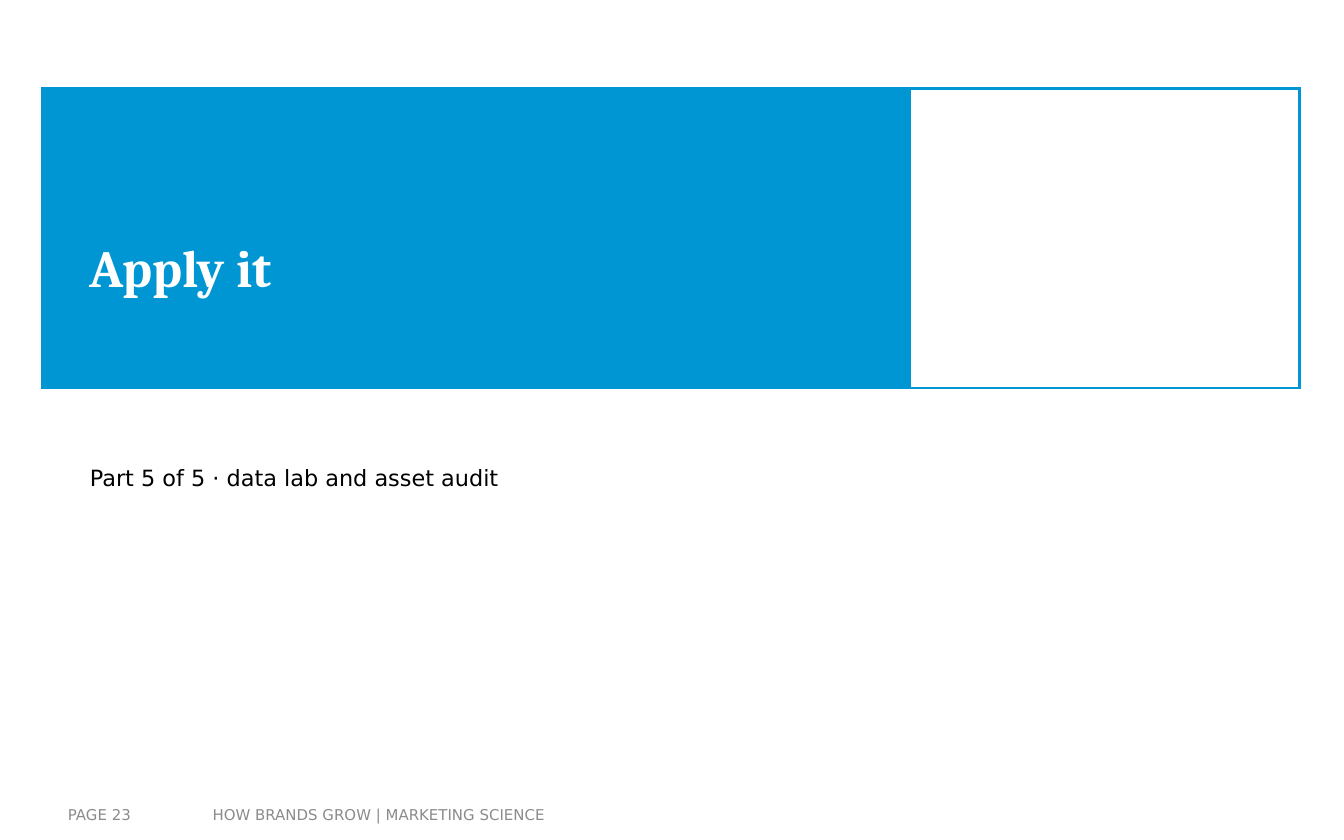
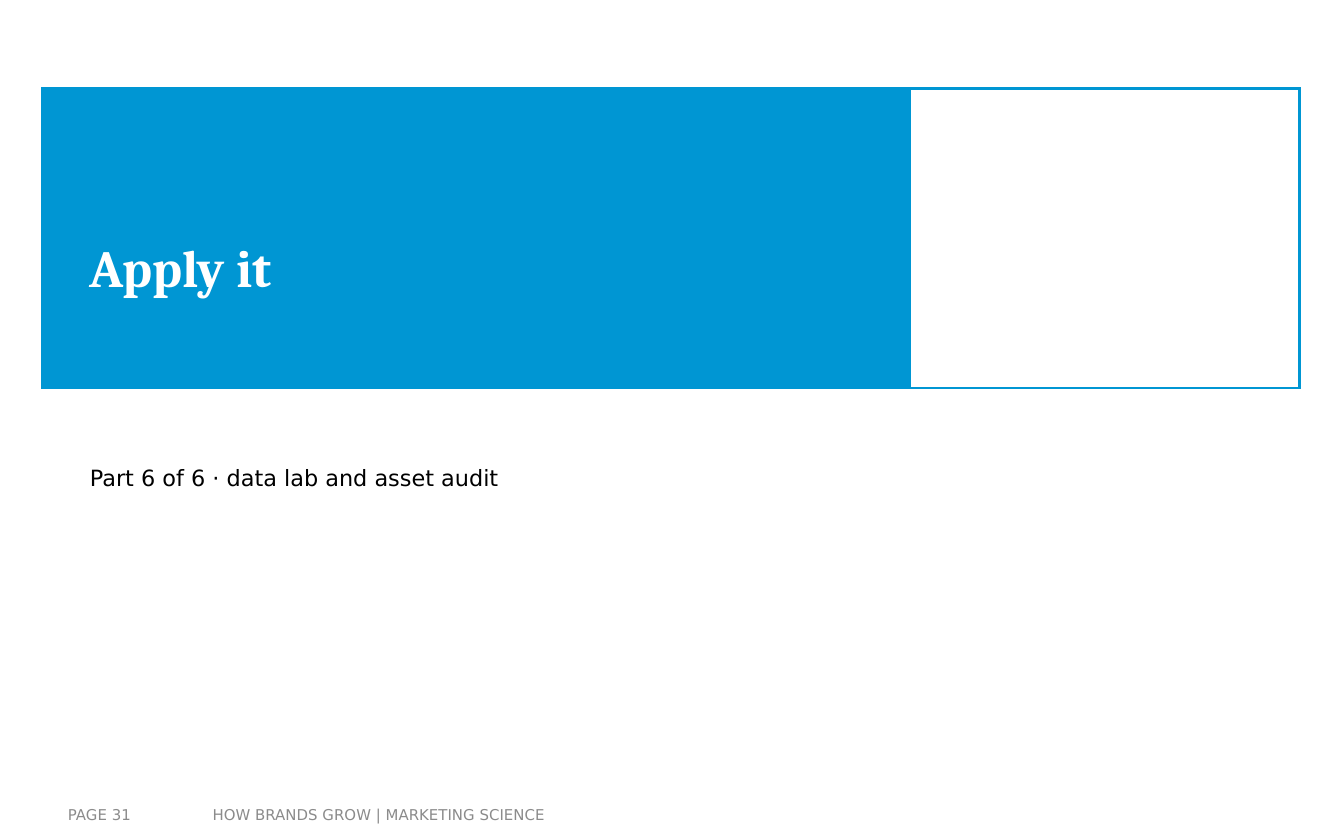
Before and after one commit to arnefloh-wu/international-marketing-analytics-teaching, a slide deck: slide 31 of slides/how-brands-grow_double-jeopardy-and-distinctiveness_WT26-27.pptx (slide 23 before the commit). Drawn at 1344x840 pixels with LibreOffice and Linux fonts; fonts in the diff are those of the drawing; background and template pictures are left out. Boxes give left, top, right and bottom in pixels: in the first picture for what was removed or moved away, otherwise in the second. Text is boxed around its words. In the diff, an @@ line names an element or a change of style, - is before the commit and + after.

```diff
--- a/slides/how-brands-grow_double-jeopardy-and-distinctiveness_WT26-27.pptx
+++ b/slides/how-brands-grow_double-jeopardy-and-distinctiveness_WT26-27.pptx
@@ text at (x1=90, y1=469, x2=498, y2=487): text changed @@
-Part 5 of 5 · data lab and asset audit
+Part 6 of 6 · data lab and asset audit
@@ page number at (x1=68, y1=809, x2=131, y2=820): text changed @@
-PAGE 23
+PAGE 31
```
Also in this commit, not shown: 11 other slides changed, 9 slides added, 1 slide removed, 2 other files.
